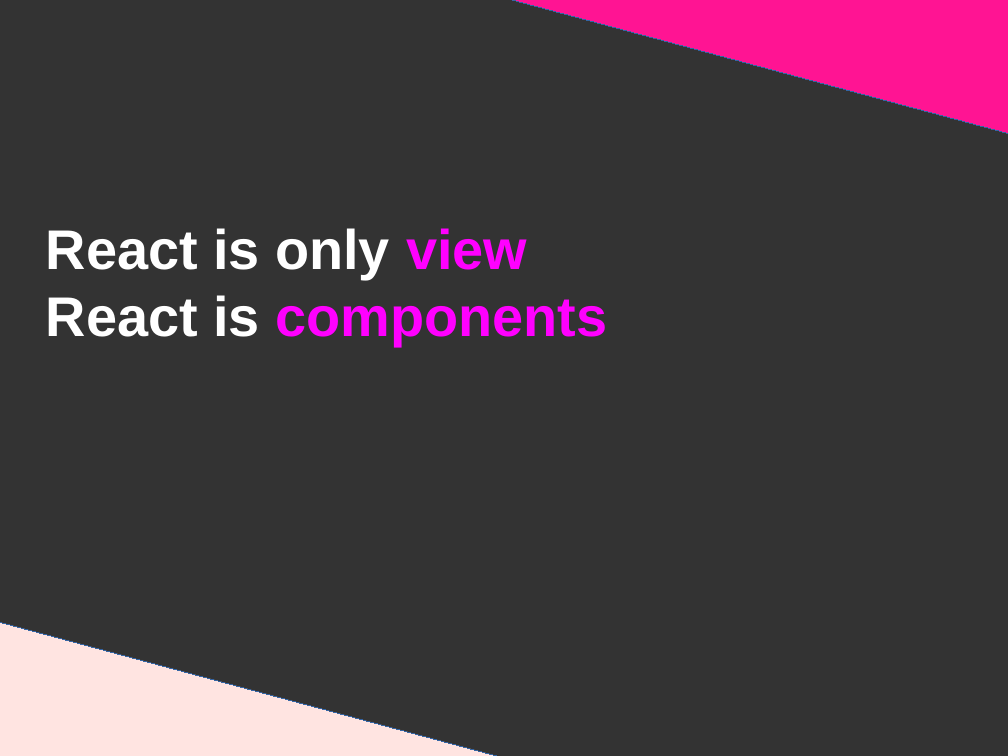
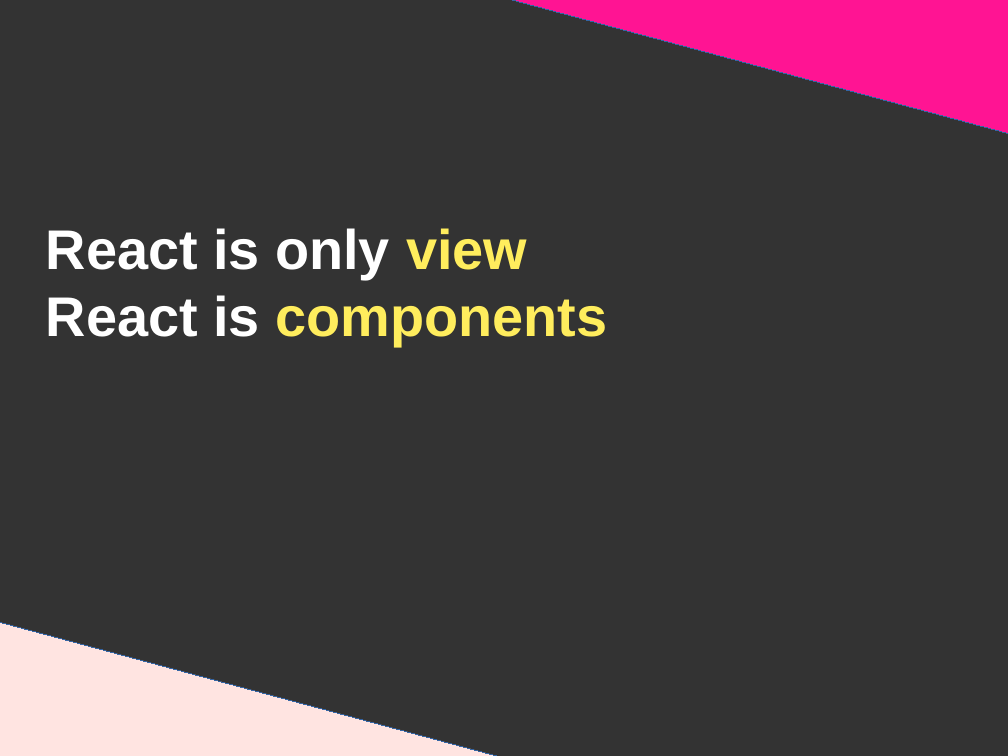
Before and after one commit to DanYellow/presentations, a slide deck: slide 11 of react-redux-101/presentation.odp. Drawn at 1008x756 pixels with LibreOffice and Linux fonts; fonts in the diff are those of the drawing. Boxes give left, top, right and bottom in pixels: in the first picture for what was removed or moved away, otherwise in the second. Text is boxed around its words. In the diff, an @@ line names an element or a change of style, - is before the commit and + after.

```diff
--- a/react-redux-101/presentation.odp
+++ b/react-redux-101/presentation.odp
@@ title "React is only view React ..." at (46, 228, 608, 346): text colour #FF00FF to #FFED5D in "view components" @@
```
Also in this commit, not shown: 4 other slides changed, 1 slide added, 1 slide removed, 11 other files.
